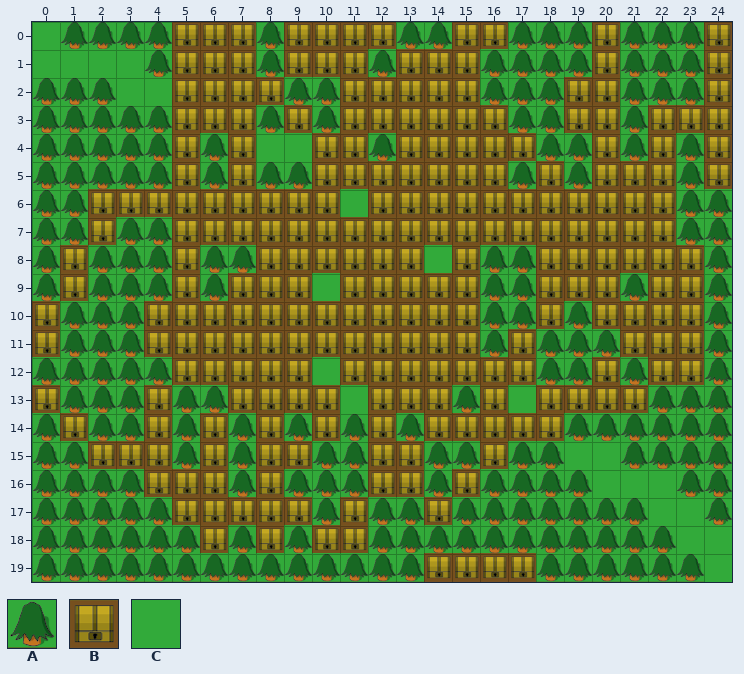
Level history. Tiled map: Content/map/woods.tmx. Above, as it was before the edit.
Cells are 52x52 px. Shown: x 0..24, y 0..19.
Key: from "woods_tiles": A 0, B 8, C 19.
_ is an empty cell.
Layer "Tile Layer 1" before, first column x 0:
 0 CAAAABBBABBBBAABBAAABAAAB
 1 CCCCABBBABBBABBBAAAABAAAB
 2 AAACCBBBBAABBBBBAAABBAAAB
 3 AAAAABBBABABBBBBBAABBABBB
 4 AAAAABABCCBBABBBBBAABABAB
 5 AAAAABABAABBBBBBBABABBBAB
 6 AABBBBBBBBBCBBBBBBBBBBBAA
 7 AABAABBBBBBBBBBBBBBBBBBAA
 8 ABAAABAABBBBBBCBAABBBBBBA
 9 ABAAABABBBCBBBBBAABBBABBA
10 BAAABBBBBBBBBBBBAABABBBBA
11 BAAABBBBBBBBBBBBABAAABBBA
12 AAAAABBBBBCBBBBBBBAABABBA
13 BAAABAABBBBCBBBABCBBBBAAA
14 ABAABABABABABABBBBBAAAAAA
15 AABBBABABBAABBAABAACCAAAA
16 AAAABBBABAAABBABAAAACCCAA
17 AAAAABBBBBABAABAAAAAAACCA
18 AAAAAABABABBAAAAAAAAAAACC
19 AAAAAAAAAAAAAABBBBAAAAAAC
After:
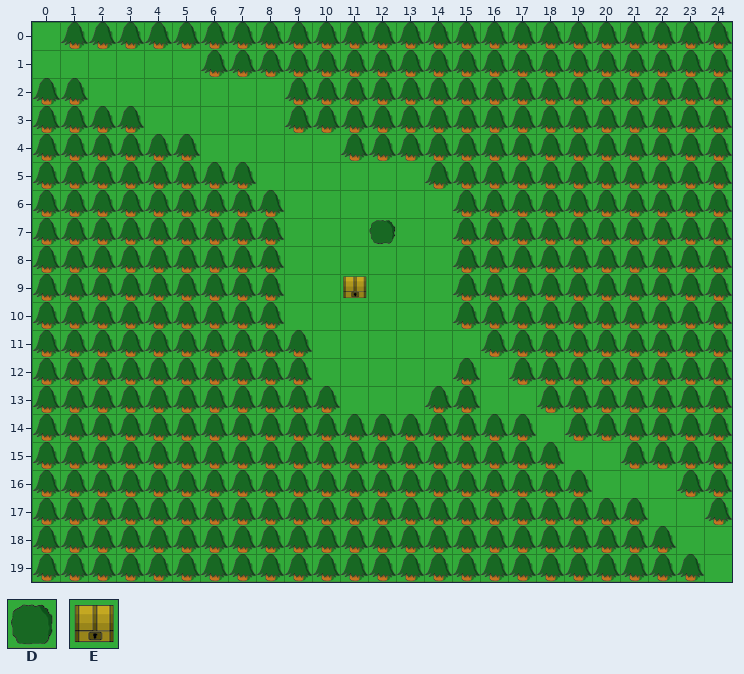
Further tiles: from "woods_tiles": D 1, E 2.
The edit:
Layer "Tile Layer 1":
Tile B becomes tile A in row 0 at x 5 to 7, 9 to 12, 15 to 16, 20 and 24; in row 1 at x 6 to 7, 9 to 11, 13 to 15, 20 and 24; in row 2 at x 11 to 15, 19 to 20 and 24; in row 3 at x 9, 11 to 16, 19 to 20 and 22 to 24; in row 4 at x 5, 11, 13 to 17, 20, 22 and 24; in row 5 at x 5, 7, 14 to 16, 18, 20 to 22 and 24.
Tile B becomes tile A in row 6 at x 2 to 8 and 15 to 22; in row 7 at x 2, 5 to 8 and 15 to 22; in row 8 at x 1, 5, 8, 15 and 18 to 23; in row 9 at x 1, 5, 7 to 8, 15, 18 to 20 and 22 to 23; in row 10 at x 0, 4 to 8, 15, 18 and 20 to 23; in row 11 at x 0, 4 to 9, 17 and 21 to 23.
Tile B becomes tile A in row 12 at x 5 to 9, 15, 17, 20 and 22 to 23; in row 13 at x 0, 4, 7 to 10, 14 and 18 to 21; in row 14 at x 1, 4, 6, 8, 10, 12 and 14 to 17; in row 15 at x 2 to 4, 6, 8 to 9, 12 to 13 and 16; in row 16 at x 4 to 6, 8, 12 to 13 and 15; in row 17 at x 5 to 9, 11 and 14.
Tile B becomes tile A in row 18 at x 6, 8 and 10 to 11; in row 19 at x 14 to 17.
Tile A becomes tile C in row 1 at x 4; in row 2 at x 2; in row 3 at x 4 and 8; in row 4 at x 6; in row 5 at x 8 to 9.
Tile B becomes tile C in row 1 at x 5; in row 2 at x 5 to 8; in row 3 at x 5 to 7; in row 4 at x 7 and 10; in row 5 at x 10 to 13; in row 6 at x 9 to 10 and 12 to 14.
Tile B becomes tile C in row 7 at x 9 to 11 and 13 to 14; in row 8 at x 9 to 13; in row 9 at x 9 and 12 to 14; in row 10 at x 9 to 14; in row 11 at x 10 to 15; in row 12 at x 11 to 14 and 16.
Tile B becomes tile C in row 13 at x 12 to 13 and 16; in row 14 at x 18.
Tile B becomes tile D in row 7 at x 12.
Tile B becomes tile E in row 9 at x 11.
Changed places in both pictures, as pixel boxes (x1, y1, x2, y2):
changed: (32, 22, 732, 582)
